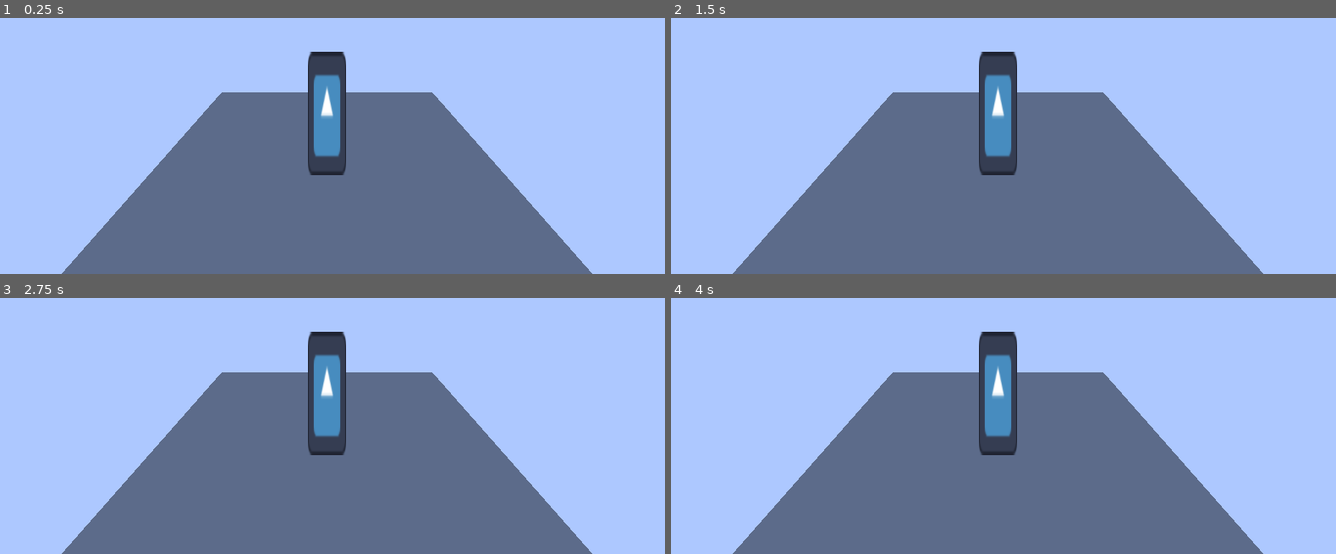
Above: before the commit, frames 1-4 (two rows, left to right).
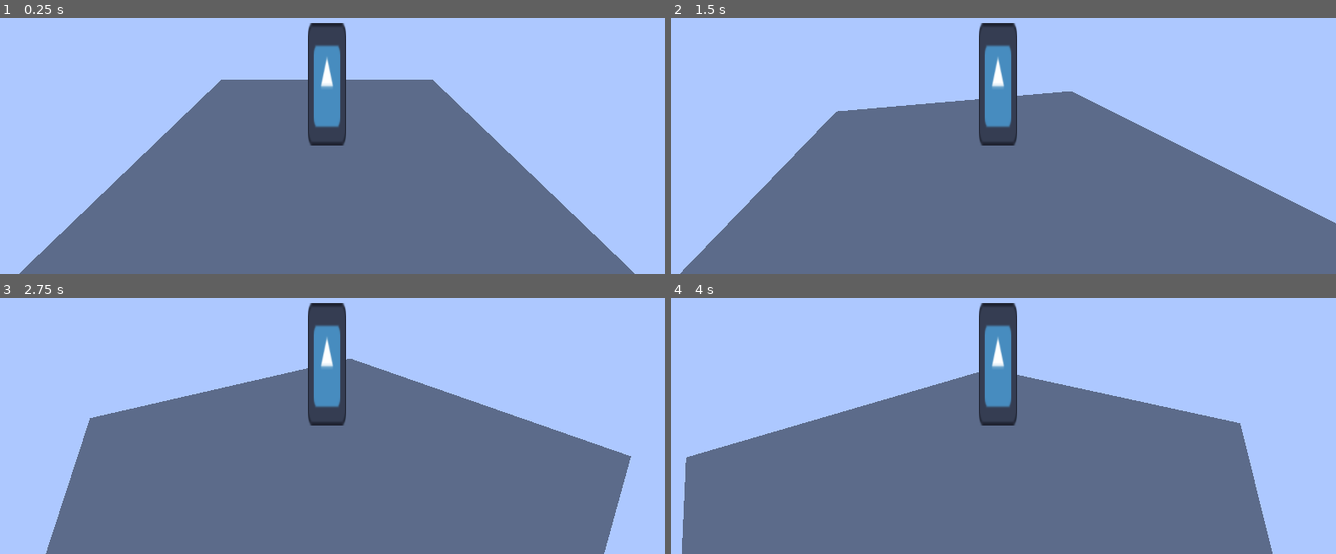
Above: after the commit, the same moments.

Repository: ronituohino/farming
Game: Godot game, scene res://scenes/main.tscn
The game is run twice, just before and just after one commit, with the same random seed, the same clock (stepped at 60 frames per second) and the same inputs. The engine's default icon, where the game draws it, is replaced by a stand-in: a white triangle on a blue panel in a dark square.
Inputs (mouse positions are in pixels of both pictures, inside the frame that each line leads up to):
- Up to frame 1 (0.25 s): no input
- Up to frame 2 (1.5 s): tap Enter at 0.5 s; move the mouse to (1149, 64) at 0.52 s; press the mouse at (1149, 64) at 0.53 s; tap Space at 1.25 s; move the mouse to (963, 87) at 1.27 s; release the mouse at (963, 87) at 1.28 s; click (963, 87) at 1.35 s
- Up to frame 3 (2.75 s): tap Enter at 2 s; move the mouse to (345, 356) at 2.02 s; press the mouse at (345, 356) at 2.03 s
- Up to frame 4 (4 s): tap Space at 2.75 s; move the mouse to (990, 369) at 2.77 s; release the mouse at (990, 369) at 2.78 s; click (990, 369) at 2.85 s; tap Enter at 3.5 s; move the mouse to (1050, 369) at 3.52 s; press the mouse at (1050, 369) at 3.53 s

The runs differ from the first frame. In frame 1, 9.6% of the frame differs, in the area x 2-96%, y 1-100%; in frame 2, 14%; in frame 3, 14%; in frame 4, 16%, in the area x 1-91%, y 1-100%.

Commit message:
Camera orbiting works

Diff:
--- a/scenes/player.gd
+++ b/scenes/player.gd
@@ -1,9 +1,17 @@
 extends CharacterBody3D
+
+# Tutorial by:
+# https://www.gdquest.com/library/character_movement_3d_platformer/
 
 @export_group("Camera")
 @export_range(0.0, 1.0) var mouse_sensitivity = 0.25
 
-var camera_input_direction := Vector2.ZERO
+@export var tilt_upper_limit := PI / 3.0
+@export var tilt_lower_limit := -PI / 6.0
+
+@onready var _camera_pivot: Node3D = %CameraPivot
+
+var _camera_input_direction := Vector2.ZERO
 
 func _input(event: InputEvent) -> void:
 	if event.is_action_pressed("ui_cancel"):
@@ -16,4 +24,11 @@
 		event is InputEventMouseMotion and
 		Input.mouse_mode == Input.MOUSE_MODE_CAPTURED
 	)
-	print(is_camera_motion)
+	if is_camera_motion:
+		_camera_input_direction = event.screen_relative * mouse_sensitivity
+
+func _physics_process(delta: float) -> void:
+	_camera_pivot.rotation.x += _camera_input_direction.y * delta
+	_camera_pivot.rotation.x = clamp(_camera_pivot.rotation.x, tilt_lower_limit, tilt_upper_limit)
+	_camera_pivot.rotation.y -= _camera_input_direction.x * delta
+	_camera_input_direction = Vector2.ZERO
--- a/scenes/player.tscn
+++ b/scenes/player.tscn
@@ -20,8 +20,8 @@
 
 [node name="CameraPivot" type="Node3D" parent="." unique_id=1634572972]
 unique_name_in_owner = true
-transform = Transform3D(1, 0, 0, 0, 0.9117835, 0.41067111, 0, -0.41067111, 0.9117835, 0, 0, 0)
+transform = Transform3D(1, 0, 0, 0, 0.9191353, 0.39394188, 0, -0.39394188, 0.9191353, 0, 0, 0)
 
 [node name="Camera3D" type="Camera3D" parent="CameraPivot" unique_id=169622289]
 unique_name_in_owner = true
-transform = Transform3D(1, 0, 0, 0, 1, 0, 0, 0, 1, 0, 0.49, 4.11)
+transform = Transform3D(1, 0, 0, 0, 1, 0, 0, 0, 1, 0, 0, 4.11)
